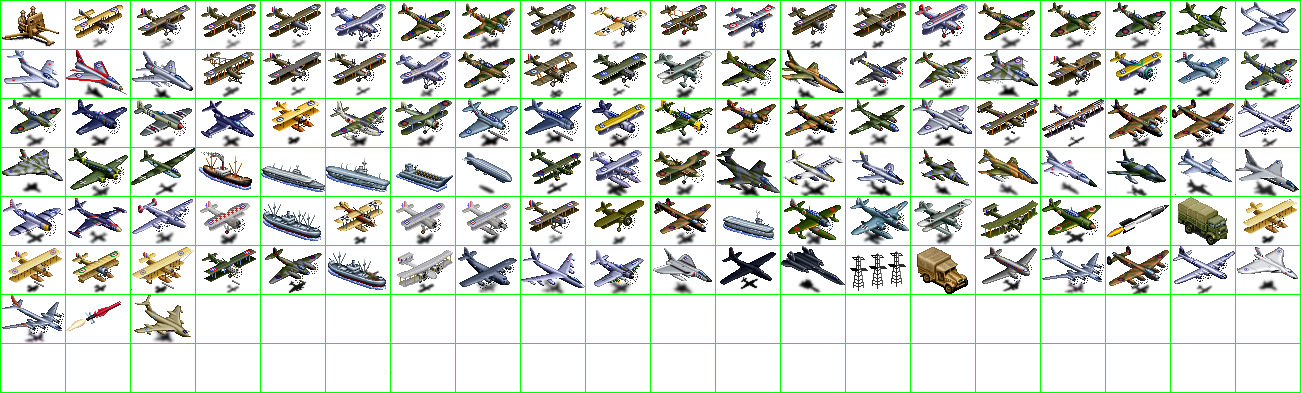
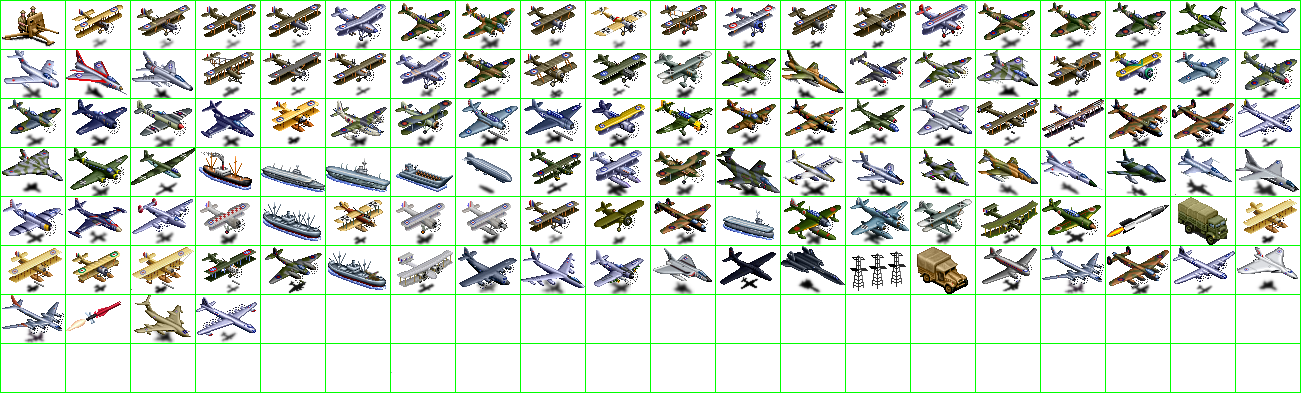
Revision of a layered 1301×393 image; what changed, layer by layer:
painted on "units" over [196, 297, 257, 343]
